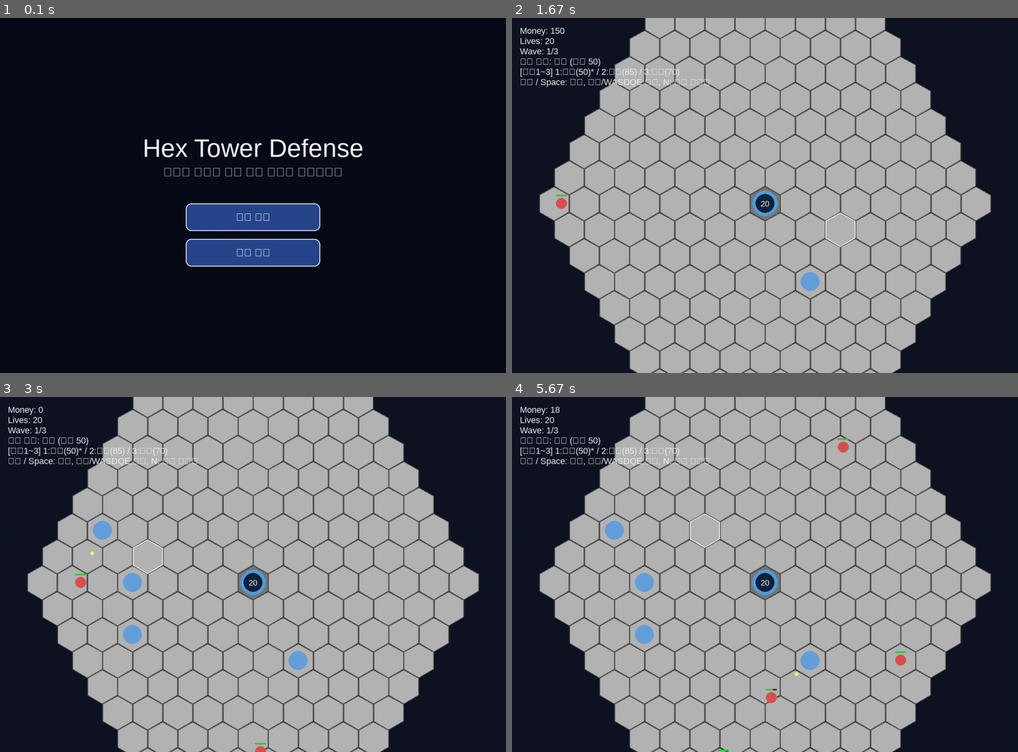
Above: before the commit, frames 1-4 (two rows, left to right).
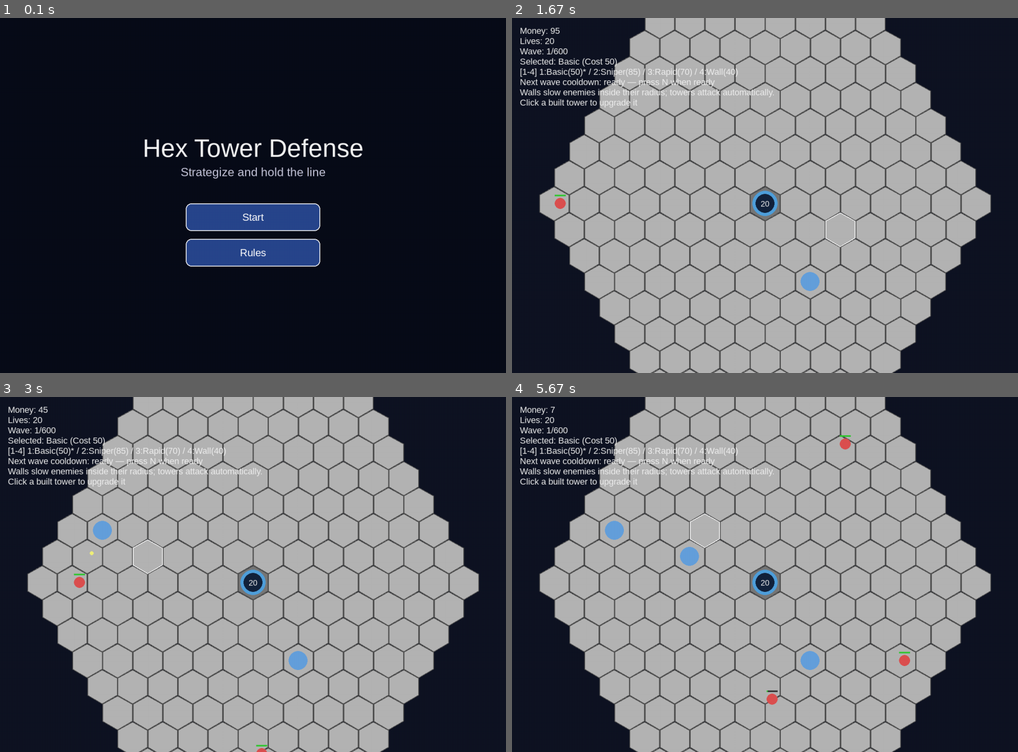
Above: after the commit, the same moments.

Repository: Ahnd6474/Programming2
Game: pygame game, started from Tower Defense/main.py
Same seed, same stepped clock (60 frames per second), same inputs: the game is played once before the commit and once after it.
Inputs (mouse positions are in pixels of both pictures, inside the frame that each line leads up to):
- Up to frame 1 (0.1 s): no input
- Up to frame 2 (1.67 s): press the mouse at (765, 216) at 0.37 s; move the mouse to (790, 245) at 0.47 s; release the mouse at (815, 273) at 0.6 s; tap Enter at 0.67 s; hold Space 1-1.47 s; hold Right 1-1.47 s; move the mouse to (775, 74) at 1.03 s; press the mouse at (765, 216) at 1.53 s; move the mouse to (830, 234) at 1.63 s
- Up to frame 3 (3 s): release the mouse at (384, 631) at 1.77 s; hold N 1.83-2.3 s; hold Right 1.83-2.3 s; click (101, 517) at 1.92 s; hold Right 2.33-2.8 s; click (136, 620) at 2.42 s; hold Up from 2.83 s (still down); click (126, 588) at 2.92 s; tap E at 2.98 s
- Up to frame 4 (5.67 s): release Up at 3.13 s; hold Right 3.17-3.63 s; click (947, 656) at 3.25 s; hold Left 3.67-4.2 s; click (805, 663) at 3.75 s; press the mouse at (765, 595) at 4.27 s; move the mouse to (840, 627) at 4.37 s; release the mouse at (921, 659) at 4.5 s; hold Down 4.57-4.87 s; click (719, 570) at 4.65 s; hold Left 4.9-5.3 s; click (759, 578) at 4.98 s; hold Up from 5.33 s (still down); click (673, 560) at 5.42 s; tap E at 5.48 s

The runs differ from the first frame. In frame 1, 0.6% of the frame differs, in the area x 32-68%, y 42-68%; in frame 2, 1.6%; in frame 3, 1.9%; in frame 4, 2.2%, in the area x 1-79%, y 2-100%.

Commit message:
Expand waves, walls, and upgrades

Diff:
--- a/Tower Defense/main.py
+++ b/Tower Defense/main.py
@@ -165,15 +165,22 @@
 
 
 class Enemy(pygame.sprite.Sprite):
-    def __init__(self, path: List[Tuple[float, float]], enemy_type: EnemyType):
+    def __init__(
+        self,
+        path: List[Tuple[float, float]],
+        enemy_type: EnemyType,
+        hp_multiplier: float = 1.0,
+        speed_multiplier: float = 1.0,
+        reward_multiplier: float = 1.0,
+    ):
         super().__init__()
         self.path = path
         self.current_index = 0
         self.enemy_type = enemy_type
-        self.speed = enemy_type.speed
-        self.max_hp = enemy_type.hp
-        self.hp = enemy_type.hp
-        self.reward = enemy_type.reward
+        self.base_speed = enemy_type.speed * speed_multiplier
+        self.max_hp = math.ceil(enemy_type.hp * hp_multiplier)
+        self.hp = self.max_hp
+        self.reward = math.ceil(enemy_type.reward * reward_multiplier)
         diameter = enemy_type.radius * 2
         self.image = pygame.Surface((diameter, diameter), pygame.SRCALPHA)
         pygame.draw.circle(self.image, enemy_type.color, (enemy_type.radius, enemy_type.radius), enemy_type.radius)
@@ -197,7 +204,8 @@
             return
         if distance != 0:
             direction = direction.normalize()
-        self.pos += direction * self.speed * dt
+        effective_speed = self.base_speed * game.get_speed_modifier(self.pos)
+        self.pos += direction * effective_speed * dt
         self.rect.center = self.pos
 
     def take_damage(self, amount: float, game: "Game") -> None:
@@ -253,6 +261,9 @@
     damage: float
     projectile_speed: float
     color: Color
+    is_wall: bool = False
+    slow_factor: float = 1.0
+    slow_radius: float = 0.0
 
 
 class Tower(pygame.sprite.Sprite):
@@ -265,11 +276,16 @@
         self.damage = tower_type.damage
         self.projectile_speed = tower_type.projectile_speed
         self.time_since_last_shot = 0.0
+        self.level = 1
+        self.max_level = 5
+        self.is_wall = tower_type.is_wall
         self.image = pygame.Surface((50, 50), pygame.SRCALPHA)
         pygame.draw.circle(self.image, tower_type.color, (25, 25), 24)
         self.rect = self.image.get_rect(center=tile.center)
 
     def update(self, dt: float, game: "Game") -> None:
+        if self.is_wall:
+            return
         self.time_since_last_shot += dt
         if self.time_since_last_shot < self.fire_rate:
             return
@@ -290,10 +306,25 @@
                 closest_dist = dist
         return closest
 
+    def upgrade_cost(self) -> int:
+        return int(self.tower_type.cost * (0.7 + 0.4 * self.level))
+
+    def upgrade(self) -> None:
+        if self.level >= self.max_level:
+            return
+        self.level += 1
+        if self.is_wall:
+            updated_fields = {**vars(self.tower_type), "slow_radius": self.tower_type.slow_radius + 8}
+            self.tower_type = TowerType(**updated_fields)
+        else:
+            self.range *= 1.12
+            self.damage *= 1.18
+            self.fire_rate = max(0.2, self.fire_rate * 0.92)
+
 
 TOWER_TYPES: Dict[str, TowerType] = {
     "basic": TowerType(
-        name="기본",
+        name="Basic",
         cost=50,
         range=170,
         fire_rate=0.9,
@@ -302,7 +333,7 @@
         color=(100, 160, 220),
     ),
     "sniper": TowerType(
-        name="저격",
+        name="Sniper",
         cost=85,
         range=280,
         fire_rate=1.8,
@@ -311,7 +342,7 @@
         color=(220, 200, 120),
     ),
     "rapid": TowerType(
-        name="연사",
+        name="Rapid",
         cost=70,
         range=140,
         fire_rate=0.45,
@@ -319,14 +350,71 @@
         projectile_speed=360,
         color=(150, 220, 140),
     ),
+    "wall": TowerType(
+        name="Wall",
+        cost=40,
+        range=0,
+        fire_rate=0,
+        damage=0,
+        projectile_speed=0,
+        color=(90, 90, 110),
+        is_wall=True,
+        slow_factor=0.35,
+        slow_radius=65,
+    ),
 }
 
 
 ENEMY_TYPES: Dict[str, EnemyType] = {
-    "grunt": EnemyType("기본", speed=60, hp=60, reward=18, color=(220, 80, 80), radius=14),
-    "swift": EnemyType("신속", speed=95, hp=45, reward=15, color=(120, 200, 140), radius=13),
-    "tank": EnemyType("탱커", speed=40, hp=130, reward=35, color=(170, 140, 220), radius=16),
+    "grunt": EnemyType("Grunt", speed=60, hp=60, reward=18, color=(220, 80, 80), radius=14),
+    "swift": EnemyType("Swift", speed=95, hp=45, reward=15, color=(120, 200, 140), radius=13),
+    "tank": EnemyType("Tank", speed=40, hp=130, reward=35, color=(170, 140, 220), radius=16),
 }
+
+
+def generate_wave_definitions(total_waves: int) -> List[WaveDefinition]:
+    waves: List[WaveDefinition] = []
+    for idx in range(total_waves):
+        wave_number = idx + 1
+        base_count = 8 + wave_number // 2
+        burst_count = 4 + wave_number // 4
+        hp_scale = 1.0 + wave_number * 0.05
+        reward_scale = 1.0 + wave_number * 0.02
+        grunt_interval = max(0.22, 1.05 - wave_number * 0.008)
+        entries: List[WaveEntry] = [
+            WaveEntry(
+                "grunt",
+                count=base_count,
+                interval=grunt_interval,
+                hp_multiplier=hp_scale * 0.85,
+                speed_multiplier=1.0 + wave_number * 0.004,
+                reward_multiplier=reward_scale * 0.65,
+            )
+        ]
+        if wave_number % 3 == 0:
+            entries.append(
+                WaveEntry(
+                    "swift",
+                    count=burst_count,
+                    interval=max(0.18, 0.9 - wave_number * 0.006),
+                    hp_multiplier=hp_scale * 0.7,
+                    speed_multiplier=1.1 + wave_number * 0.006,
+                    reward_multiplier=reward_scale * 0.5,
+                )
+            )
+        if wave_number % 5 == 0:
+            entries.append(
+                WaveEntry(
+                    "tank",
+                    count=max(3, wave_number // 8),
+                    interval=max(0.35, 1.4 - wave_number * 0.0045),
+                    hp_multiplier=hp_scale * 1.4,
+                    speed_multiplier=0.9 + wave_number * 0.0025,
+                    reward_multiplier=reward_scale,
+                )
+            )
+        waves.append(WaveDefinition(entries))
+    return waves
 
 
 @dataclass
@@ -334,6 +422,9 @@
     enemy_type: str
     count: int
     interval: float
+    hp_multiplier: float = 1.0
+    speed_multiplier: float = 1.0
+    reward_multiplier: float = 1.0
 
 
 @dataclass
@@ -342,16 +433,18 @@
 
 
 class WaveManager:
-    def __init__(self, waves: List[WaveDefinition]):
+    def __init__(self, waves: List[WaveDefinition], cooldown_duration: float = 3.5):
         self.waves = waves
         self.current_wave = -1
         self.time_since_last_spawn = 0.0
         self.active = False
         self.entry_index = 0
         self.spawned_in_entry = 0
+        self.cooldown_duration = cooldown_duration
+        self.cooldown_remaining = 0.0
 
     def start_next_wave(self) -> None:
-        if self.active:
+        if self.active or self.cooldown_remaining > 0:
             return
         if self.current_wave + 1 >= len(self.waves):
             return
@@ -359,9 +452,12 @@
         self.entry_index = 0
         self.spawned_in_entry = 0
         self.time_since_last_spawn = 0.0
+        self.cooldown_remaining = 0.0
         self.active = True
 
     def update(self, dt: float, game: "Game") -> None:
+        if self.cooldown_remaining > 0 and not self.active:
+            self.cooldown_remaining = max(0.0, self.cooldown_remaining - dt)
         if not self.active or self.current_wave >= len(self.waves):
             return
         self.time_since_last_spawn += dt
@@ -379,13 +475,21 @@
             break
         if self.entry_index >= len(wave.entries) and not game.enemies:
             self.active = False
+            if self.current_wave < len(self.waves) - 1:
+                self.cooldown_remaining = self.cooldown_duration
 
     def spawn_enemy(self, game: "Game", entry: WaveEntry) -> None:
         path = game.hex_map.path_from_border_to_base()
         if len(path) < 2:
             return
         enemy_type = game.enemy_types[entry.enemy_type]
-        enemy = Enemy(path, enemy_type)
+        enemy = Enemy(
+            path,
+            enemy_type,
+            hp_multiplier=entry.hp_multiplier,
+            speed_multiplier=entry.speed_multiplier,
+            reward_multiplier=entry.reward_multiplier,
+        )
         enemy.game = game
         game.enemies.add(enemy)
         self.spawned_in_entry += 1
@@ -420,27 +524,15 @@
         self.button_font = pygame.font.SysFont(FONT_NAME, 26)
         self.enemy_types = ENEMY_TYPES
         self.tower_types = TOWER_TYPES
-        self.wave_definitions = [
-            WaveDefinition([
-                WaveEntry("grunt", 8, 1.0),
-            ]),
-            WaveDefinition([
-                WaveEntry("grunt", 10, 0.9),
-                WaveEntry("swift", 6, 0.8),
-            ]),
-            WaveDefinition([
-                WaveEntry("swift", 10, 0.7),
-                WaveEntry("tank", 6, 1.2),
-            ]),
-        ]
+        self.wave_definitions = generate_wave_definitions(600)
         self.state = "intro"
         self.running = True
         self.rules_text = [
-            "목표: 기지(중앙 육각형)를 끝까지 방어하세요!",
-            "웨이브: N 키로 다음 웨이브를 시작할 수 있습니다.",
-            "타워 건설: 마우스 클릭 또는 Space로 선택 타워를 건설하세요.",
-            "탐색: 화살표, WASD, QE 키로 타일을 이동합니다.",
-            "숫자 키로 타워 종류를 변경할 수 있습니다.",
+            "Goal: defend the central base until every wave is cleared.",
+            "Waves: a short break begins after each wave; press N once it is ready.",
+            "Building: click a tile or press Space/Enter to build the selected item.",
+            "Navigation: move the selector with arrows, WASD, or Q/E diagonals.",
+            "Numbers: change build type with 1-9. Click an existing tower to upgrade it.",
         ]
         self.intro_buttons = {
             "start": pygame.Rect(WIDTH // 2 - 170, HEIGHT // 2 + 20, 340, 70),
@@ -463,7 +555,7 @@
         self.selected_tower_key = self.tower_keys[0]
         self.money = 200
         self.lives = 20
-        self.wave_manager = WaveManager(self.wave_definitions)
+        self.wave_manager = WaveManager(self.wave_definitions, cooldown_duration=4.0)
         self.home_base = HomeBase(self.hex_map.tiles[self.hex_map.base_coord])
         self.selected_tile: Optional[Tile] = self.hex_map.tiles.get(self.hex_map.base_coord)
 
@@ -515,6 +607,7 @@
         elif event.type == pygame.MOUSEBUTTONDOWN and event.button == 1:
             tile = self.hex_map.get_tile_at_pixel(*event.pos)
             if tile:
+                self.selected_tile = tile
                 self.try_build_tower(tile)
         elif event.type == pygame.KEYDOWN:
             if event.key == pygame.K_n:
@@ -559,7 +652,10 @@
             self.selected_tile = self.hex_map.tiles[new_coord]
 
     def try_build_tower(self, tile: Tile) -> None:
-        if not tile.buildable or tile.tower is not None:
+        if not tile.buildable:
+            return
+        if tile.tower is not None:
+            self.try_upgrade_tower(tile.tower)
             return
         tower_type = self.tower_types[self.selected_tower_key]
         if self.money < tower_type.cost:
@@ -568,6 +664,25 @@
         tile.tower = tower
         self.towers.add(tower)
         self.money -= tower_type.cost
+
+    def try_upgrade_tower(self, tower: Tower) -> None:
+        if tower.level >= tower.max_level:
+            return
+        cost = tower.upgrade_cost()
+        if self.money < cost:
+            return
+        self.money -= cost
+        tower.upgrade()
+
+    def get_speed_modifier(self, position: pygame.Vector2) -> float:
+        modifier = 1.0
+        for tower in self.towers:
+            if not tower.is_wall:
+                continue
+            distance = pygame.Vector2(tower.rect.center).distance_to(position)
+            if distance <= tower.tower_type.slow_radius:
+                modifier = min(modifier, tower.tower_type.slow_factor)
+        return max(0.1, modifier)
 
     def update(self, dt: float) -> None:
         if self.state != "playing":
@@ -580,9 +695,9 @@
         for projectile in list(self.projectiles):
             projectile.update(dt)
         if self.lives <= 0:
-            self.finish_game("방어 실패!")
+            self.finish_game("Defense failed!")
         elif self.all_waves_cleared():
-            self.finish_game("모든 웨이브 방어 성공!")
+            self.finish_game("All 600 waves have been defended!")
 
     def draw(self) -> None:
         if self.state == "intro":
@@ -615,13 +730,27 @@
             ("*" if key == self.selected_tower_key else "")
             for idx, key in enumerate(self.tower_keys)
         )
+        cooldown = (
+            "ready" if self.wave_manager.cooldown_remaining <= 0 else f"{self.wave_manager.cooldown_remaining:0.1f}s"
+        )
+        upgrade_text = "Click a built tower to upgrade it"
+        if self.selected_tile and self.selected_tile.tower:
+            tower = self.selected_tile.tower
+            if tower.level >= tower.max_level:
+                upgrade_text = "Selected tower is at max level"
+            else:
+                upgrade_text = (
+                    f"Upgrade cost: {tower.upgrade_cost()} (Lv {tower.level}/{tower.max_level})"
+                )
         texts = [
             f"Money: {self.money}",
             f"Lives: {self.lives}",
             f"Wave: {wave_current}/{wave_total}",
-            f"선택 타워: {selected_type.name} (비용 {selected_type.cost})",
-            f"[숫자1~{len(self.tower_keys)}] {tower_text}",
-            "클릭 / Space: 건설, 화살/WASDQE 이동, N: 다음 웨이브",
+            f"Selected: {selected_type.name} (Cost {selected_type.cost})",
+            f"[1-{len(self.tower_keys)}] {tower_text}",
+            f"Next wave cooldown: {cooldown} — press N when ready",
+            "Walls slow enemies inside their radius; towers attack automatically.",
+            upgrade_text,
         ]
         for i, text in enumerate(texts):
             label = self.font.render(text, True, (240, 240, 240))
@@ -632,31 +761,31 @@
         title = self.title_font.render("Hex Tower Defense", True, (245, 245, 245))
         title_rect = title.get_rect(center=(WIDTH // 2, HEIGHT // 2 - 120))
         self.screen.blit(title, title_rect)
-        subtitle = self.sub_title_font.render("기지를 지키기 위한 방어 전략을 세워보세요", True, (200, 200, 220))
+        subtitle = self.sub_title_font.render("Strategize and hold the line", True, (200, 200, 220))
         self.screen.blit(subtitle, subtitle.get_rect(center=(WIDTH // 2, HEIGHT // 2 - 60)))
         mouse_pos = pygame.mouse.get_pos()
-        self.draw_button(self.intro_buttons["start"], "게임 시작", mouse_pos)
-        self.draw_button(self.intro_buttons["rules"], "게임 규칙", mouse_pos)
+        self.draw_button(self.intro_buttons["start"], "Start", mouse_pos)
+        self.draw_button(self.intro_buttons["rules"], "Rules", mouse_pos)
 
     def draw_rules(self) -> None:
         self.screen.fill((10, 15, 30))
-        title = self.title_font.render("게임 규칙", True, (240, 240, 240))
+        title = self.title_font.render("Rules", True, (240, 240, 240))
         self.screen.blit(title, title.get_rect(center=(WIDTH // 2, 140)))
         for i, line in enumerate(self.rules_text):
             label = self.sub_title_font.render(line, True, (230, 230, 240))
             self.screen.blit(label, (120, 240 + i * 48))
-        self.draw_button(self.rules_back_button, "돌아가기", pygame.mouse.get_pos())
+        self.draw_button(self.rules_back_button, "Back", pygame.mouse.get_pos())
 
     def draw_outro(self) -> None:
         self.screen.fill((5, 10, 20))
-        title = self.title_font.render("게임 종료", True, (240, 240, 240))
+        title = self.title_font.render("Game Over", True, (240, 240, 240))
         self.screen.blit(title, title.get_rect(center=(WIDTH // 2, 150)))
         result = self.sub_title_font.render(self.game_result or "", True, (200, 220, 255))
         self.screen.blit(result, result.get_rect(center=(WIDTH // 2, 230)))
         for i, line in enumerate(self.outro_summary):
             label = self.button_font.render(line, True, (220, 220, 230))
             self.screen.blit(label, label.get_rect(center=(WIDTH // 2, 320 + i * 40)))
-        self.draw_button(self.outro_buttons["menu"], "메인 메뉴로", pygame.mouse.get_pos())
+        self.draw_button(self.outro_buttons["menu"], "Main Menu", pygame.mouse.get_pos())
 
     def draw_button(self, rect: pygame.Rect, text: str, mouse_pos: Tuple[int, int]) -> None:
         hovered = rect.collidepoint(mouse_pos)
@@ -673,9 +802,9 @@
         current_wave = max(0, self.wave_manager.current_wave + 1)
         self.game_result = message
         self.outro_summary = [
-            f"진행 웨이브: {current_wave}/{total_waves}",
-            f"남은 돈: {self.money}",
-            f"남은 목숨: {max(self.lives, 0)}",
+            f"Waves survived: {current_wave}/{total_waves}",
+            f"Money left: {self.money}",
+            f"Lives left: {max(self.lives, 0)}",
         ]
         self.state = "outro"
 
